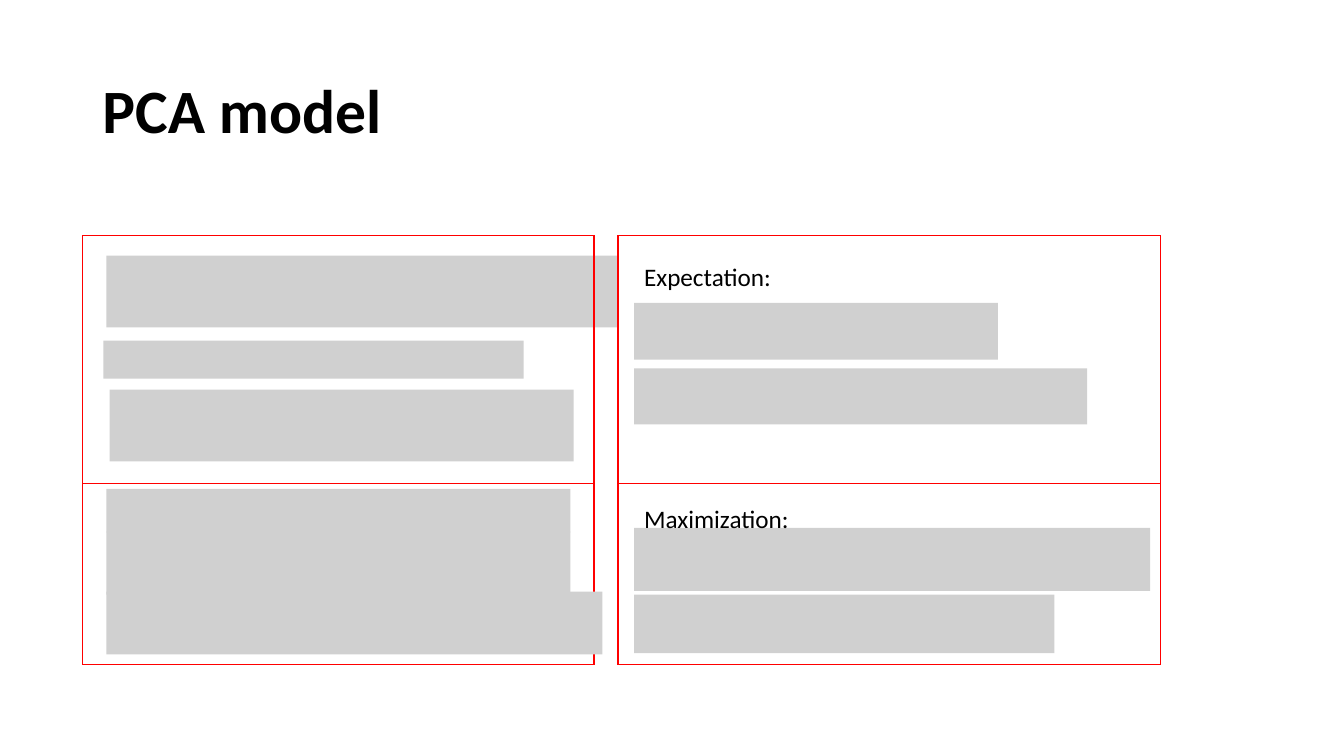
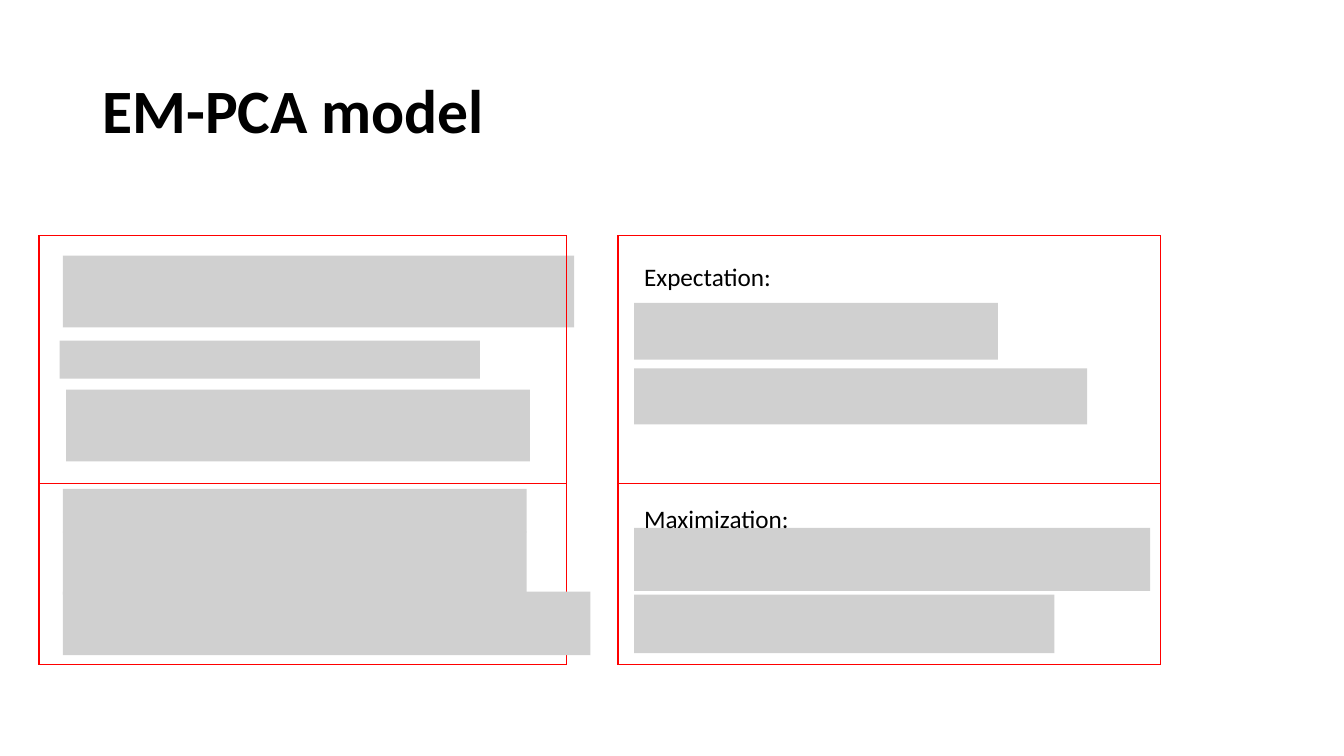
Before and after one commit to sabid-cryoem/sabid-cryoem.github.io, a slide deck: slide 5 of assets/slides/Directly reconstructing principal components of 3D protein structure density map from 2D cryo-EM projection images by 2SDR method.pptx (slide 10 before the commit). Drawn at 1344x756 pixels with LibreOffice and Linux fonts; fonts in the diff are those of the drawing; grey boxes stand for pictures. Boxes give left, top, right and bottom in pixels: in the first picture for what was removed or moved away, otherwise in the second. Text is boxed around its words. In the diff, an @@ line names an element or a change of style, - is before the commit and + after.

```diff
--- a/assets/slides/Directly reconstructing principal components of 3D protein structure density map from 2D cryo-EM projection images by 2SDR method.pptx
+++ b/assets/slides/Directly reconstructing principal components of 3D protein structure density map from 2D cryo-EM projection images by 2SDR method.pptx
@@ title at (102,89,484,134): text changed @@
-PCA model
+EM-PCA model
@@ rectangle: place and size @@
-rectangle at (83,236,594,665)
+rectangle at (39,236,568,665)
@@ 5 pictures: place and size @@
-5 pictures at (104,256,618,595)
+5 pictures at (59,256,574,595)
@@ line moved from (83, 483) - (594, 483) to (39, 483) - (567, 483) @@
@@ picture: place and size @@
-picture at (107,592,603,655)
+picture at (63,592,591,655)
```
Also in this commit, not shown: 10 other slides changed, 10 slides added, 6 slides removed, 1 other file.
